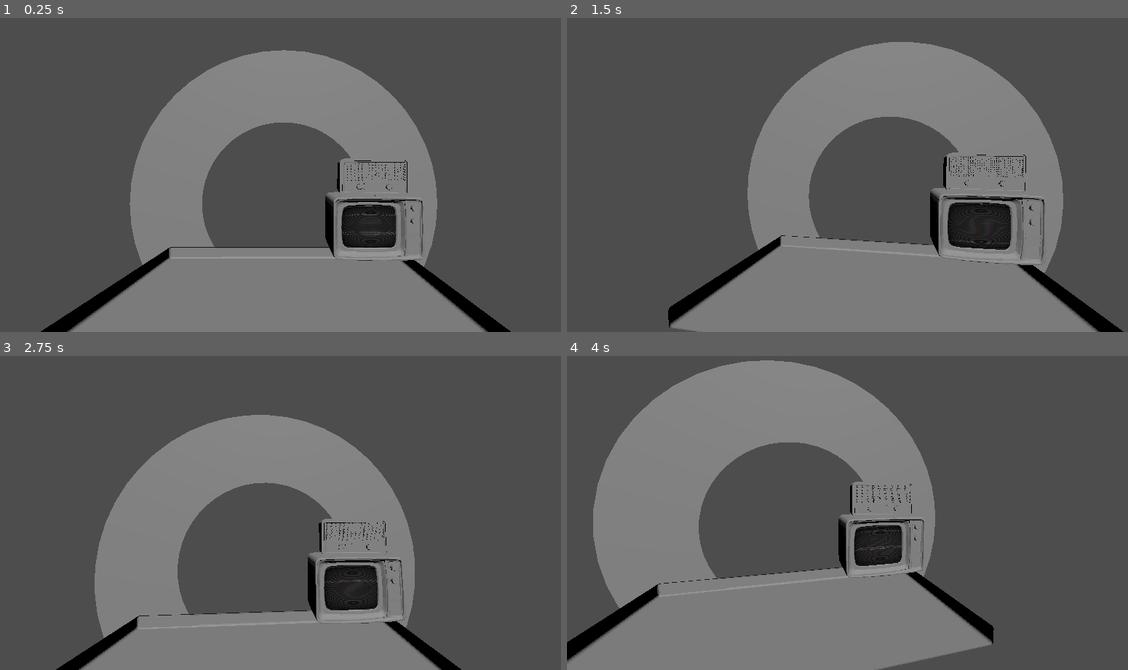
Above: before the commit, frames 1-4 (two rows, left to right).
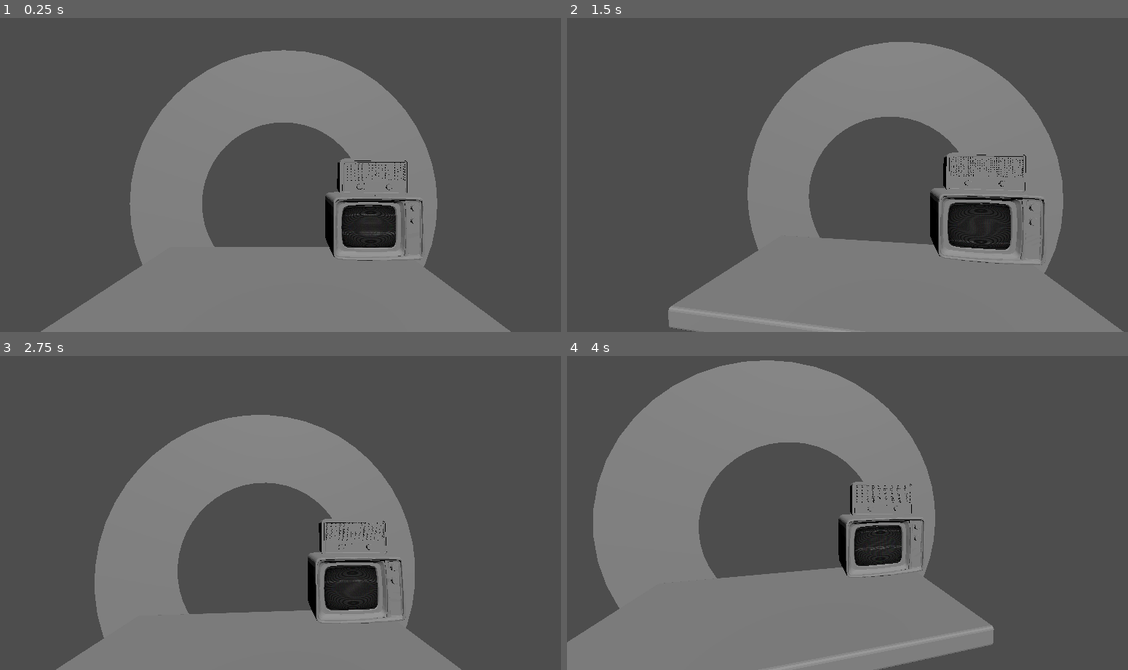
Above: after the commit, the same moments.

Repository: YAGOTAGO/UnderPressure
Game: Godot game, scene res://scenes/main.tscn
Two runs of this game, one before a commit and one after it. Both use one fixed random seed, a clock stepped at 60 frames per second and the inputs below. This scene is started directly instead of the project's main scene.
Inputs (mouse positions are in pixels of both pictures, inside the frame that each line leads up to):
- Up to frame 1 (0.25 s): no input
- Up to frame 2 (1.5 s): tap Enter at 0.5 s; move the mouse to (987, 153) at 0.52 s; click (987, 153) at 0.6 s; tap Space at 1.25 s; move the mouse to (740, 184) at 1.27 s; click (740, 184) at 1.35 s
- Up to frame 3 (2.75 s): tap Enter at 2 s; move the mouse to (347, 434) at 2.02 s; click (347, 434) at 2.1 s
- Up to frame 4 (4 s): tap Space at 2.75 s; move the mouse to (830, 572) at 2.77 s; click (830, 572) at 2.85 s; move the mouse to (1032, 556) at 3.52 s; click (1032, 556) at 3.6 s

The runs differ from the first frame. In frame 1, 2.0% of the frame differs, in the area x 7-92%, y 72-100%; in frame 2, 2.0%, in the area x 18-100%, y 69-100%; in frame 3, 1.2%; in frame 4, 1.9%.

Commit message:
Table fix

Diff:
--- a/scenes/main.tscn
+++ b/scenes/main.tscn
@@ -4,7 +4,7 @@
 [ext_resource type="PackedScene" uid="uid://mng8q3q44jxx" path="res://scenes/3D Components/TV3D.tscn" id="2_pv8vt"]
 [ext_resource type="ArrayMesh" uid="uid://bo838mjm4o54m" path="res://objects/radio.obj" id="3_3caqr"]
 [ext_resource type="ArrayMesh" uid="uid://b8mwutpc18fyp" path="res://objects/wall_ring.obj" id="4_ewsh0"]
-[ext_resource type="ArrayMesh" uid="uid://dqo384rriwq2w" path="res://objects/table.obj" id="5_5fieh"]
+[ext_resource type="ArrayMesh" uid="uid://dtl53qhniaxs7" path="res://objects/newtable.obj" id="5_bm264"]
 
 [node name="Main" type="Node3D"]
 
@@ -28,4 +28,4 @@
 
 [node name="Table" type="MeshInstance3D" parent="."]
 transform = Transform3D(1, 0, 0, 0, 1, 0, 0, 0, 1, -0.0180212, 0.577285, -5.87083)
-mesh = ExtResource("5_5fieh")
+mesh = ExtResource("5_bm264")
Not shown, removed: objects/table.obj
Not shown, removed: objects/table.obj.import
